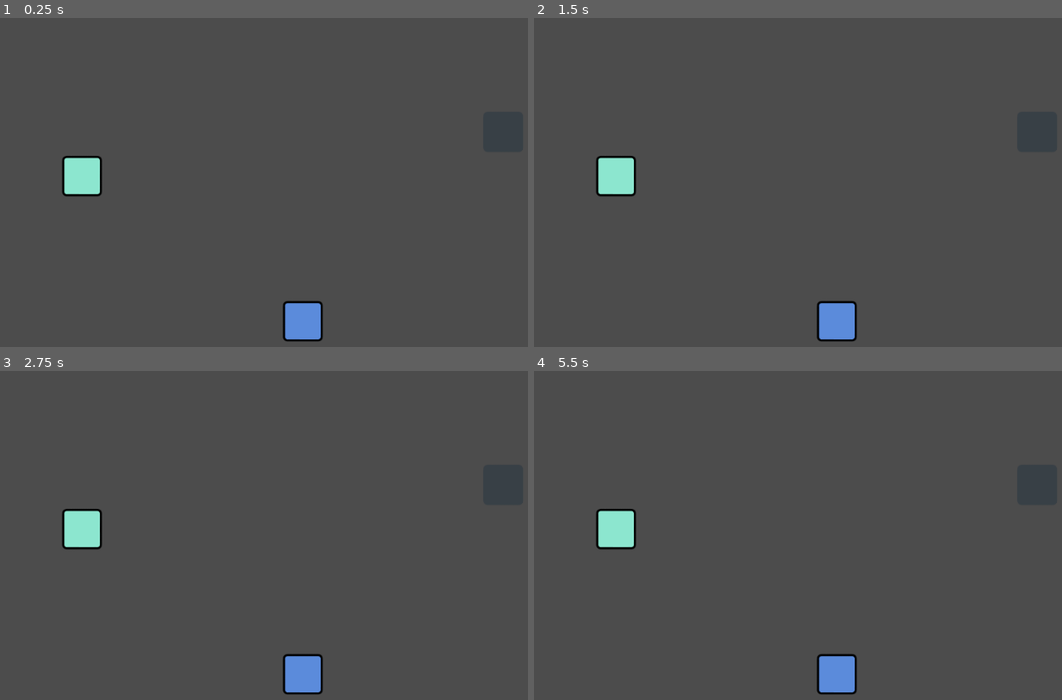
Above: before the commit, frames 1-4 (two rows, left to right).
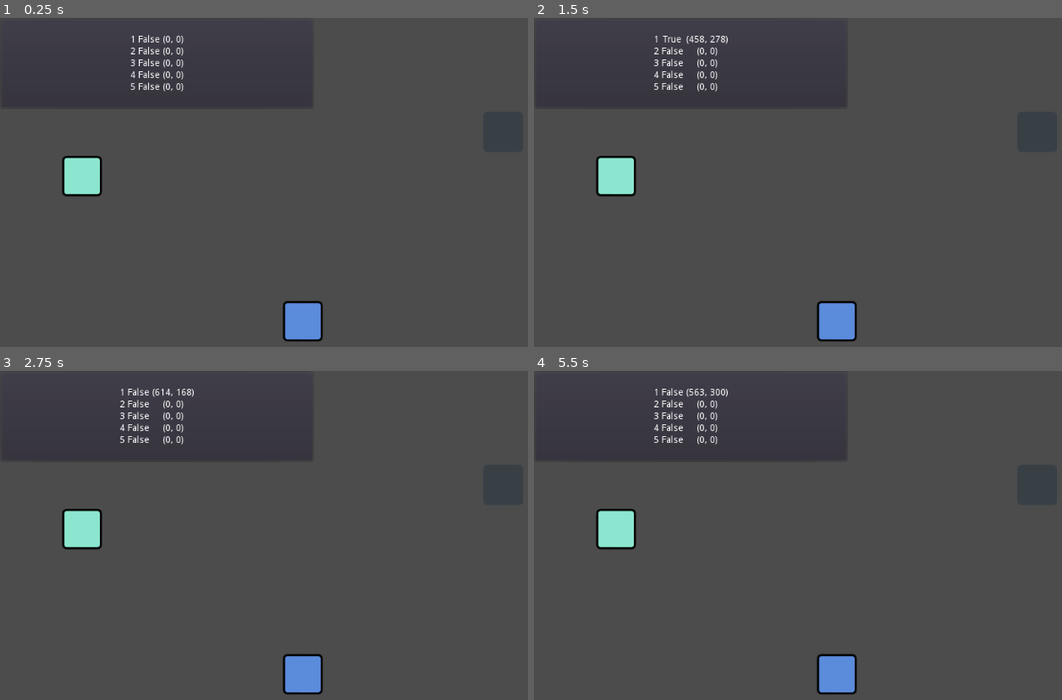
Above: after the commit, the same moments.

Repository: ikhtopod/splash-of-contacts-prototype
Game: Godot game, scene res://Demo/Demo.tscn
The game is run twice, just before and just after one commit, with the same random seed, the same clock (stepped at 60 frames per second) and the same inputs.
Inputs (mouse positions are in pixels of both pictures, inside the frame that each line leads up to):
- Up to frame 1 (0.25 s): no input
- Up to frame 2 (1.5 s): tap Enter at 0.5 s; move the mouse to (1019, 195) at 0.52 s; click (1019, 195) at 0.67 s; tap Space at 1.25 s; drag from (734, 235) to (1035, 133) at 1.27 s
- Up to frame 3 (2.75 s): move the mouse to (406, 482) at 2.02 s; click (406, 482) at 2.17 s
- Up to frame 4 (5.5 s): tap Enter at 2.75 s; drag from (840, 647) to (671, 509) at 2.77 s; move the mouse to (outside the picture) at 3.52 s; click (outside the picture) at 3.67 s; tap Space at 4.25 s; drag from (671, 509) to (1035, 486) at 4.27 s; move the mouse to (908, 568) at 5.02 s; click (908, 568) at 5.17 s

The runs differ from the first frame. In frame 1, 0.6% of the frame differs, in the area x 3-57%, y 5-27%; in frame 2, 0.6%; in frame 3, 0.6%; in frame 4, 0.7%.

Commit message:
demo touch screen is ready

Diff:
--- a/Demo/Demo.gd
+++ b/Demo/Demo.gd
@@ -4,4 +4,8 @@
 	pass
 
 func _process(delta):
-	pass
+	for i in range(TouchManager.MultiTouch.MAX_TOUCH):
+		var pressed_node = get_node("Control/PanelContainer/HBoxContainer/pressed/" + str(i))
+		var position_node = get_node("Control/PanelContainer/HBoxContainer/position/" + str(i))
+		pressed_node.text = str(TouchManager.current_touch.At(i).IsPressed())
+		position_node.text = str(TouchManager.current_touch.At(i).GetPosition())
--- a/Demo/Demo.tscn
+++ b/Demo/Demo.tscn
@@ -16,3 +16,156 @@
 
 [node name="player" parent="." instance=ExtResource( 4 )]
 position = Vector2( 124, 240 )
+
+[node name="Control" type="Control" parent="."]
+margin_right = 40.0
+margin_bottom = 40.0
+
+[node name="PanelContainer" type="PanelContainer" parent="Control"]
+margin_right = 475.0
+margin_bottom = 138.0
+
+[node name="HBoxContainer" type="HBoxContainer" parent="Control/PanelContainer"]
+margin_left = 7.0
+margin_top = 7.0
+margin_right = 468.0
+margin_bottom = 131.0
+alignment = 1
+
+[node name="VBoxContainer" type="VBoxContainer" parent="Control/PanelContainer/HBoxContainer"]
+margin_left = 167.0
+margin_right = 175.0
+margin_bottom = 124.0
+alignment = 1
+
+[node name="Label" type="Label" parent="Control/PanelContainer/HBoxContainer/VBoxContainer"]
+margin_top = 19.0
+margin_right = 8.0
+margin_bottom = 33.0
+text = "1"
+align = 1
+valign = 1
+
+[node name="Label2" type="Label" parent="Control/PanelContainer/HBoxContainer/VBoxContainer"]
+margin_top = 37.0
+margin_right = 8.0
+margin_bottom = 51.0
+text = "2"
+align = 1
+valign = 1
+
+[node name="Label3" type="Label" parent="Control/PanelContainer/HBoxContainer/VBoxContainer"]
+margin_top = 55.0
+margin_right = 8.0
+margin_bottom = 69.0
+text = "3"
+align = 1
+valign = 1
+
+[node name="Label4" type="Label" parent="Control/PanelContainer/HBoxContainer/VBoxContainer"]
+margin_top = 73.0
+margin_right = 8.0
+margin_bottom = 87.0
+text = "4"
+align = 1
+valign = 1
+
+[node name="Label5" type="Label" parent="Control/PanelContainer/HBoxContainer/VBoxContainer"]
+margin_top = 91.0
+margin_right = 8.0
+margin_bottom = 105.0
+text = "5"
+align = 1
+valign = 1
+
+[node name="pressed" type="VBoxContainer" parent="Control/PanelContainer/HBoxContainer"]
+margin_left = 179.0
+margin_right = 230.0
+margin_bottom = 124.0
+alignment = 1
+
+[node name="0" type="Label" parent="Control/PanelContainer/HBoxContainer/pressed"]
+margin_top = 19.0
+margin_right = 51.0
+margin_bottom = 33.0
+text = "pressed"
+align = 1
+valign = 1
+
+[node name="1" type="Label" parent="Control/PanelContainer/HBoxContainer/pressed"]
+margin_top = 37.0
+margin_right = 51.0
+margin_bottom = 51.0
+text = "pressed"
+align = 1
+valign = 1
+
+[node name="2" type="Label" parent="Control/PanelContainer/HBoxContainer/pressed"]
+margin_top = 55.0
+margin_right = 51.0
+margin_bottom = 69.0
+text = "pressed"
+align = 1
+valign = 1
+
+[node name="3" type="Label" parent="Control/PanelContainer/HBoxContainer/pressed"]
+margin_top = 73.0
+margin_right = 51.0
+margin_bottom = 87.0
+text = "pressed"
+align = 1
+valign = 1
+
+[node name="4" type="Label" parent="Control/PanelContainer/HBoxContainer/pressed"]
+margin_top = 91.0
+margin_right = 51.0
+margin_bottom = 105.0
+text = "pressed"
+align = 1
+valign = 1
+
+[node name="position" type="VBoxContainer" parent="Control/PanelContainer/HBoxContainer"]
+margin_left = 234.0
+margin_right = 294.0
+margin_bottom = 124.0
+alignment = 1
+
+[node name="0" type="Label" parent="Control/PanelContainer/HBoxContainer/position"]
+margin_top = 19.0
+margin_right = 60.0
+margin_bottom = 33.0
+text = "[position]"
+align = 1
+valign = 1
+
+[node name="1" type="Label" parent="Control/PanelContainer/HBoxContainer/position"]
+margin_top = 37.0
+margin_right = 60.0
+margin_bottom = 51.0
+text = "[position]"
+align = 1
+valign = 1
+
+[node name="2" type="Label" parent="Control/PanelContainer/HBoxContainer/position"]
+margin_top = 55.0
+margin_right = 60.0
+margin_bottom = 69.0
+text = "[position]"
+align = 1
+valign = 1
+
+[node name="3" type="Label" parent="Control/PanelContainer/HBoxContainer/position"]
+margin_top = 73.0
+margin_right = 60.0
+margin_bottom = 87.0
+text = "[position]"
+align = 1
+valign = 1
+
+[node name="4" type="Label" parent="Control/PanelContainer/HBoxContainer/position"]
+margin_top = 91.0
+margin_right = 60.0
+margin_bottom = 105.0
+text = "[position]"
+align = 1
+valign = 1
--- a/Scripts/TouchManager.gd
+++ b/Scripts/TouchManager.gd
@@ -5,7 +5,7 @@
 	var m_pressed: bool setget SetPressed, IsPressed
 	var m_position: Vector2 setget SetPosition, GetPosition
 
-	func _init(pressed := false, position := Vector2()) -> void:
+	func _init(pressed: bool = false, position := Vector2()) -> void:
 		m_pressed = pressed
 		m_position = position
 
@@ -21,25 +21,32 @@
 	func SetPosition(position: Vector2) -> void:
 		m_position = position
 
+# Класс, который хранит прикосновения к экрану,
+# а также, ограничивает количество прикосновений
+class MultiTouch:
+	const MAX_TOUCH: int = 5
 
-class MultiTouch:
 	var m_touch: Array
 
 	func _init() -> void:
-		for i in range(5):
-			m_touch.append(TouchEventStat.new())
+		for i in range(MAX_TOUCH):
+			m_touch.push_back(TouchEventStat.new())
 
+	# Получить размер внутреннего массива MultiTouch
 	func Size() -> int:
 		return m_touch.size()
 
+	# Получить TouchEventStat по индексу
 	func At(var index: int) -> TouchEventStat:
 		if index < 0 or index >= self.Size():
 			return null
 
 		return m_touch[index]
 
+	# Получить массив из данных типа TouchEventStat,
+	# значение pressed которых равно true
 	func GetOnlyPressed() -> Array:
-		var result := []
+		var result: Array = []
 
 		for touch in m_touch:
 			if touch.GetPressed():
@@ -48,14 +55,12 @@
 		return result
 
 
+""" ### Global variables ### """
+
 onready var current_touch := MultiTouch.new()
 
 
-"""
-func _process(delta):
-	for t in touches:
-		print(str(t.GetPosition()) + " [" + str(t.IsPressed()) + "]")
-"""
+""" ### Godot events ### """
 
 func _input(event):
 	if event is InputEventScreenTouch:
